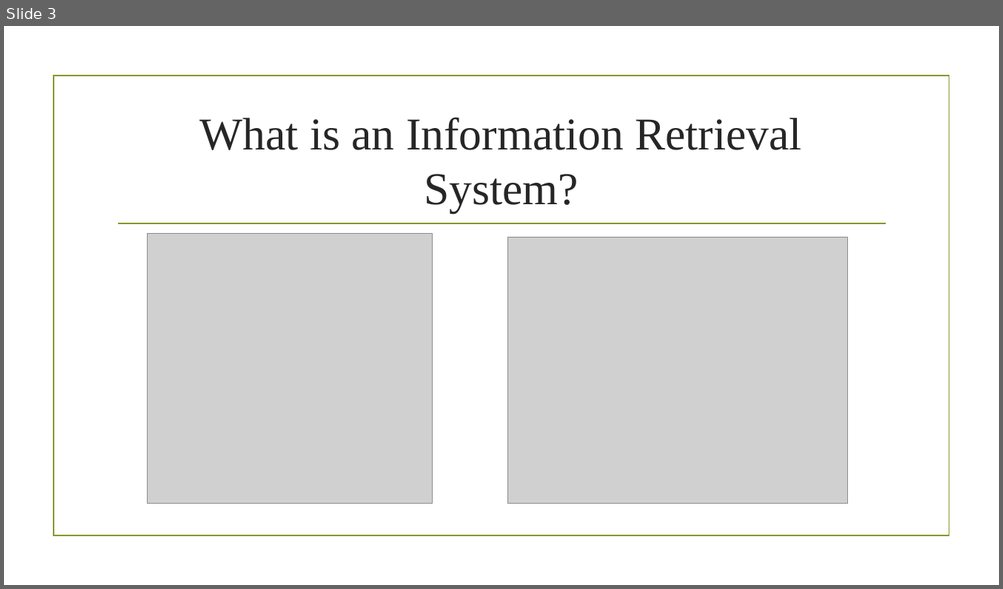
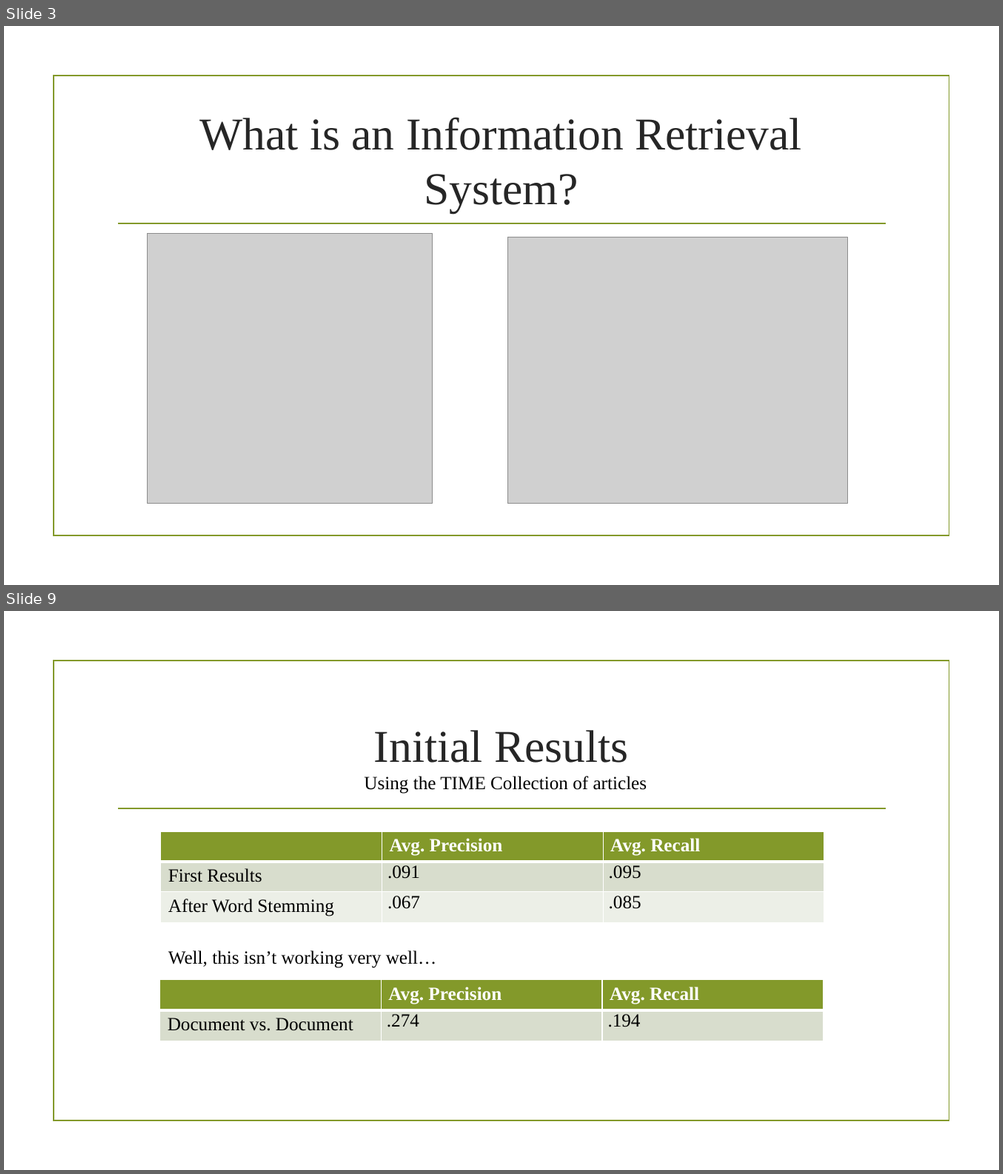
Before and after one commit to alidragon/Capstone2015, a slide deck: Information Retrieval System.pptx. Shown one above the other, each under a label of ours: slide 3 before the commit, slides 3 and 9 after it; the slides between them are not shown. The pictures are 1003x589 and 1003x1174 pixels, drawn with LibreOffice and Linux fonts; fonts in the diff are those of the drawing; grey boxes stand for pictures; background and template pictures are left out. Boxes give left, top, right and bottom in pixels: in the first picture for what was removed or moved away, otherwise in the second. Text is boxed around its words. In the diff, an @@ line names an element or a change of style, - is before the commit and + after.

```diff
--- a/Information Retrieval System.pptx
+++ b/Information Retrieval System.pptx
@@ slide 9 added at box(4, 611, 999, 1170), background picture (left out); not listed: 2 template elements that a slide beside it also shows @@
@@ title added at box(374, 730, 628, 763), 44 pt, text #262626 @@
+Initial Results
@@ text added at box(364, 776, 647, 794), 18 pt, text #000000 @@
+Using the TIME Collection of articles
@@ table added at box(161, 832, 823, 923), 3 rows, 3 columns @@
+ | Avg. Precision | Avg. Recall
+First Results | .091 | .095
+After Word Stemming | .067 | .085
@@ text added at box(168, 951, 437, 968), 18 pt, text #000000 @@
+Well, this isn’t working very well…
@@ table added at box(160, 980, 822, 1041), 2 rows, 3 columns @@
+ | Avg. Precision | Avg. Recall
+Document vs. Document | .274 | .194
```
Also in this commit, not shown: 7 slides changed, 6 other slides added, 1 slide removed, 41 other files.
